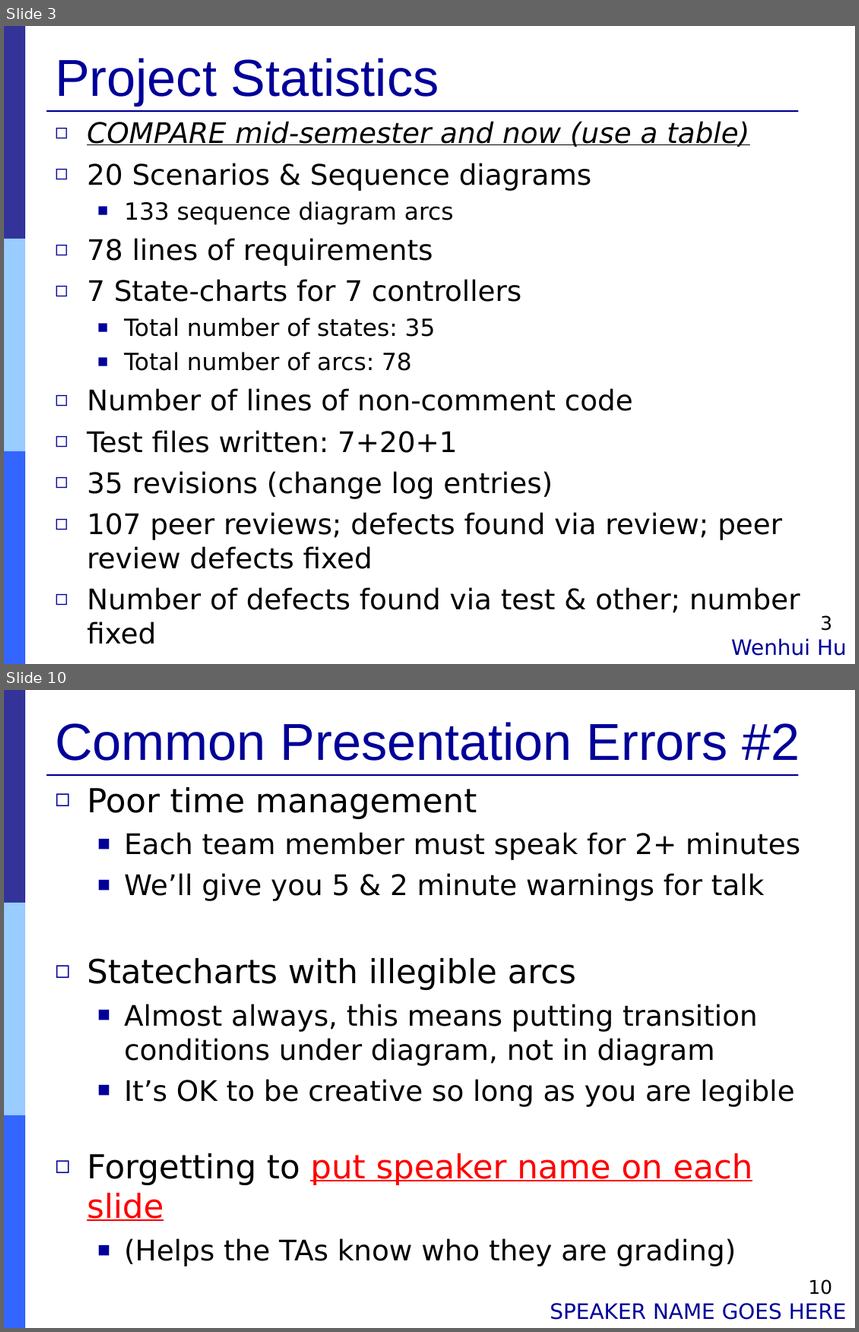
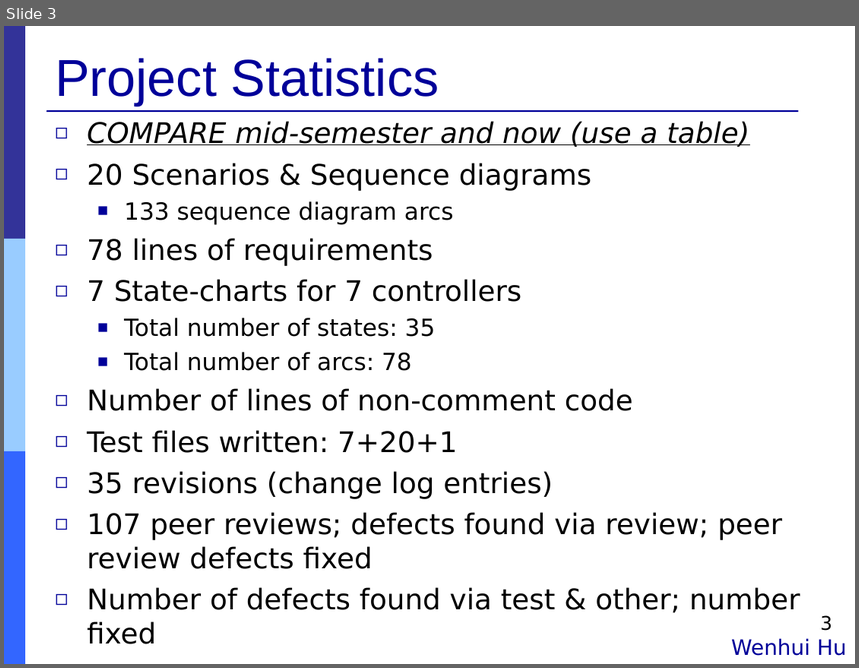
Before and after one commit to Muliang/18649, a slide deck: logs/09_final_pres.ppt. Shown one above the other, each under a label of ours: slides 3 and 10 before the commit, slide 3 after it; the slides between them are not shown. The pictures are 859x1332 and 859x668 pixels, drawn with LibreOffice and Linux fonts; fonts in the diff are those of the drawing. Boxes give left, top, right and bottom in pixels: in the first picture for what was removed or moved away, otherwise in the second. Text is boxed around its words. In the diff, an @@ line names an element or a change of style, - is before the commit and + after.

```diff
--- a/logs/09_final_pres.ppt
+++ b/logs/09_final_pres.ppt
@@ slide 10 removed at [4,690,855,1328], background #FFFFFF; not listed: 4 template elements that a slide beside it also shows @@
@@ title removed at [55,722,800,761] @@
-Common Presentation Errors #2
@@ text removed at [87,787,800,1267] @@
-◻ Poor time management
-  ■ Each team member must speak for 2+ minutes
-  ■ We’ll give you 5 & 2 minute warnings for talk
-◻ Statecharts with illegible arcs
-  ■ Almost always, this means putting transition conditions under diagram, not in diagram
-  ■ It’s OK to be creative so long as you are legible
-◻ Forgetting to put speaker name on each slide
-  ■ (Helps the TAs know who they are grading)
@@ page number removed at [809,1280,833,1295] @@
-10
@@ text removed at [550,1303,847,1320] @@
-SPEAKER NAME GOES HERE
```
Also in this commit, not shown: 4 slides changed, 7 slides added, 3 other slides removed.
